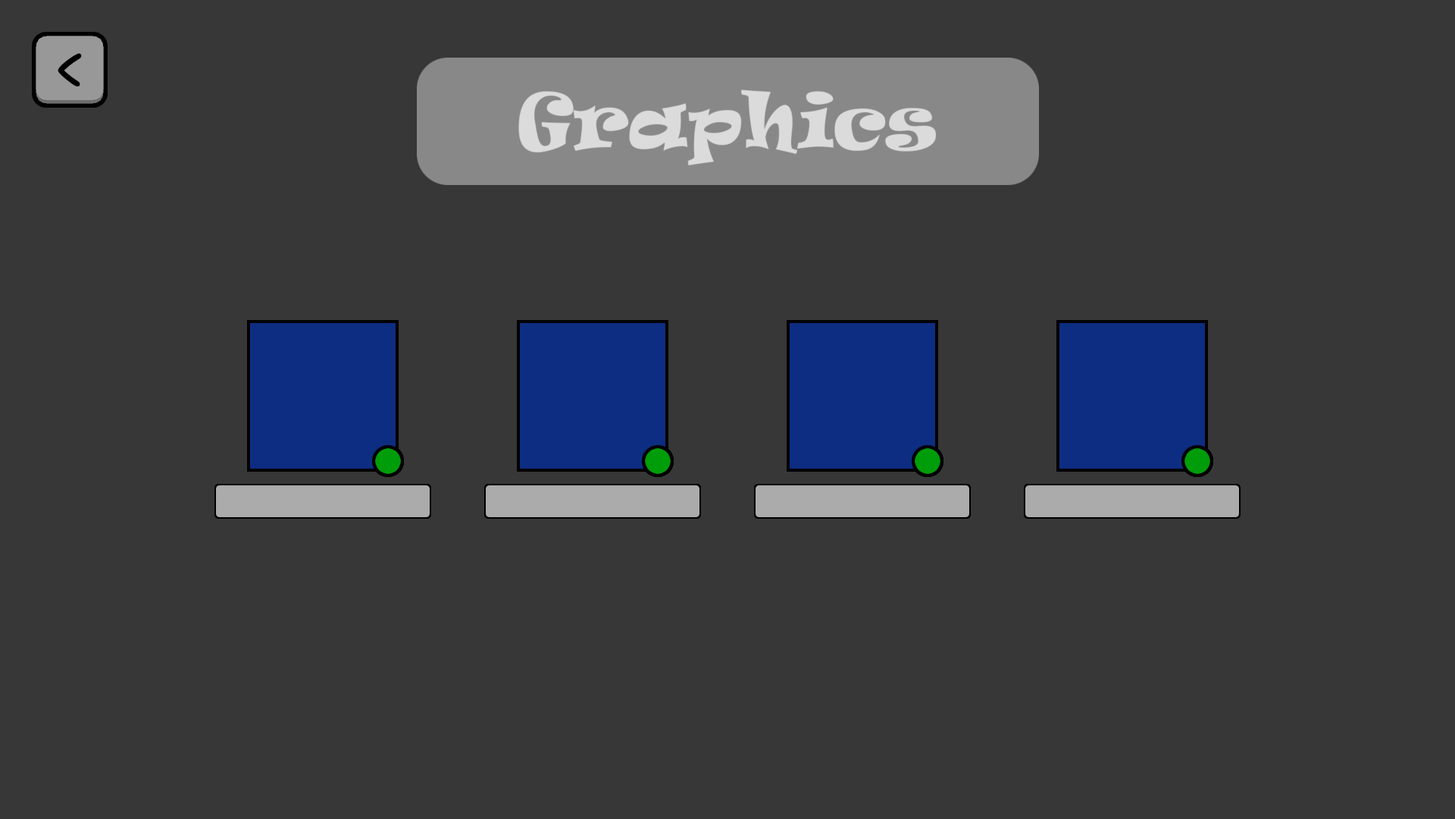
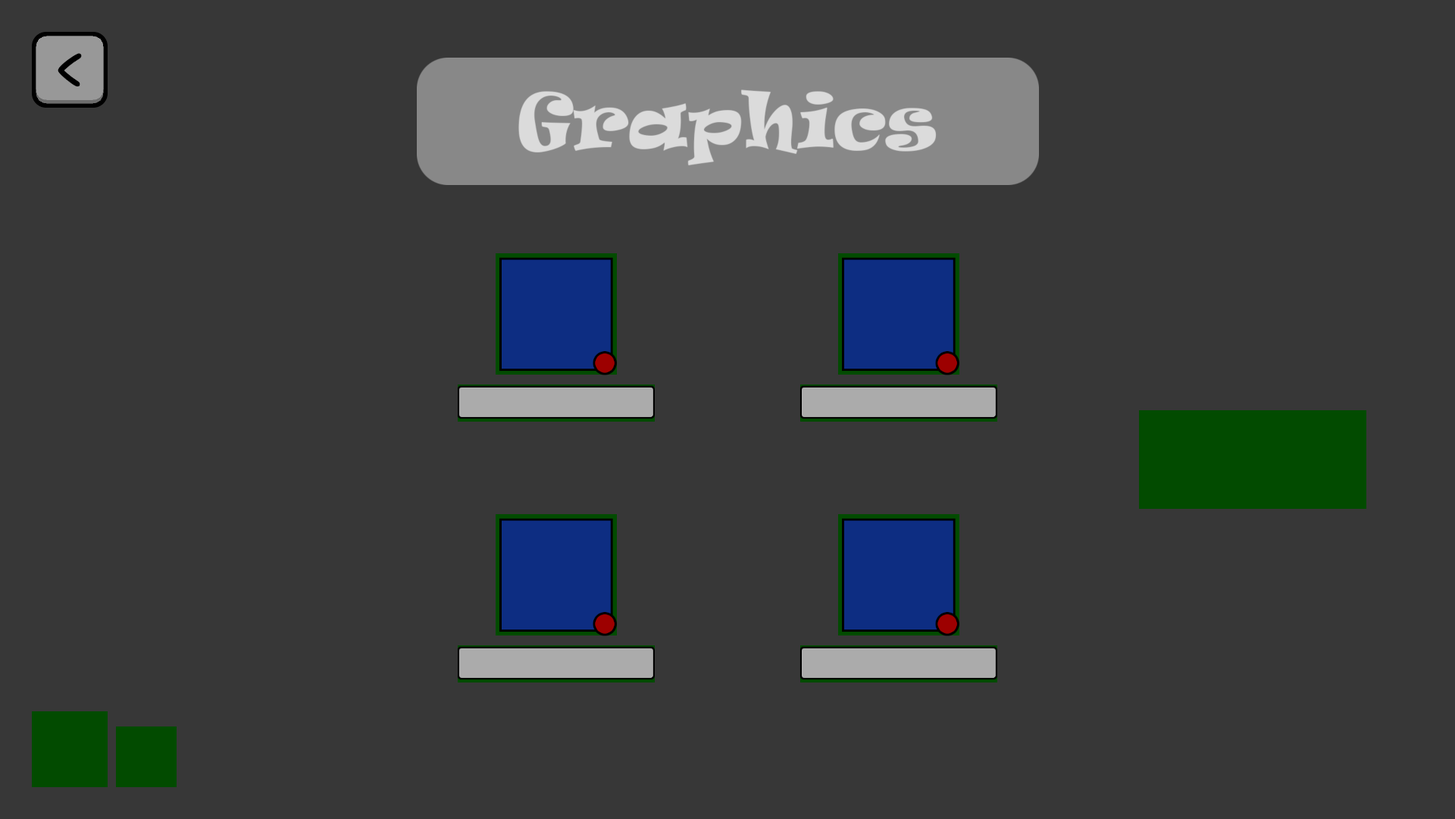
Layers edited between the first and the second 1455 x 819 image:
removed group "Copie de opt 2" (33 layers) from group "Groupe de calques" over 214, 319, 432, 519
removed group "Ready #1" (10 layers) from group "Copie de opt 2" over 214, 319, 432, 519
removed group "notReady #2" (10 layers) from group "Copie de opt 2" over 214, 319, 432, 519
removed group "none #1" (10 layers) from group "Copie de opt 2" over 214, 319, 432, 519
removed group "Copie de opt 2 #2" (33 layers) from group "Groupe de calques" over 484, 319, 702, 519
removed group "Ready #3" (10 layers) from group "Copie de opt 2 #2" over 484, 319, 702, 519
removed group "notReady #4" (10 layers) from group "Copie de opt 2 #2" over 484, 319, 702, 519
removed group "none #3" (10 layers) from group "Copie de opt 2 #2" over 484, 319, 702, 519
removed group "Copie de opt 2 #1" (33 layers) from group "Groupe de calques" over 754, 319, 971, 519
removed group "Ready #2" (10 layers) from group "Copie de opt 2 #1" over 754, 319, 971, 519
removed group "notReady #3" (10 layers) from group "Copie de opt 2 #1" over 754, 319, 971, 519
removed group "none #2" (10 layers) from group "Copie de opt 2 #1" over 754, 319, 971, 519
removed group "Copie de opt 2 #3" (33 layers) from group "Groupe de calques" over 1024, 319, 1241, 519
removed group "Ready #4" (10 layers) from group "Copie de opt 2 #3" over 1024, 319, 1241, 519
removed group "notReady #5" (10 layers) from group "Copie de opt 2 #3" over 1024, 319, 1241, 519
removed group "none #4" (10 layers) from group "Copie de opt 2 #3" over 1024, 319, 1241, 519
added group "scheme" with 7 layers above "retour" over 31, 253, 1367, 787
added layer "Copie de Copie de Copie de selected*" in group "scheme" over 800, 253, 998, 422
added layer "Copie de selected*" in group "scheme" over 800, 513, 998, 683
added layer "selected*" in group "scheme" over 457, 513, 655, 683
…and 108 more changes (8 added, 100 removed)
